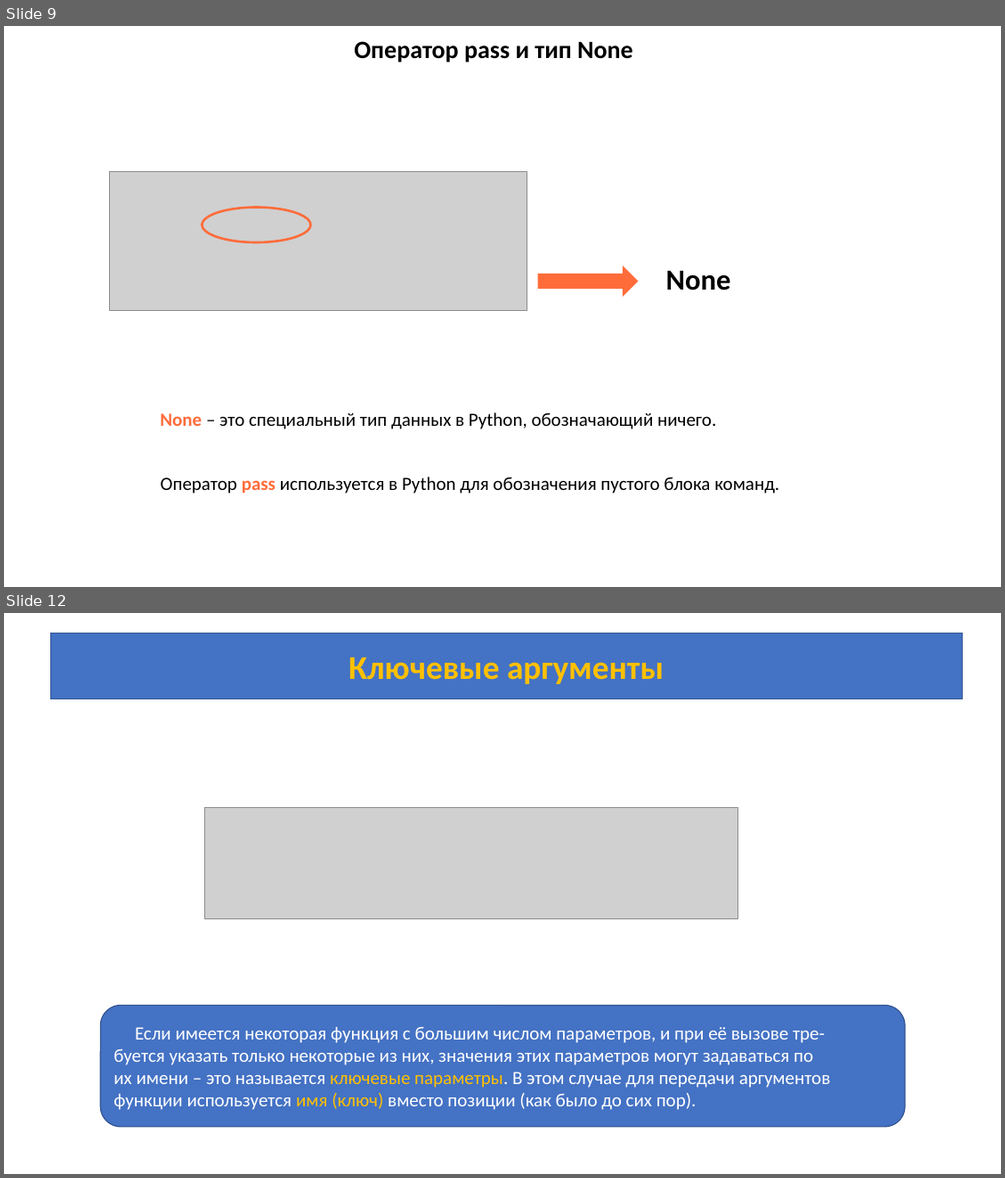
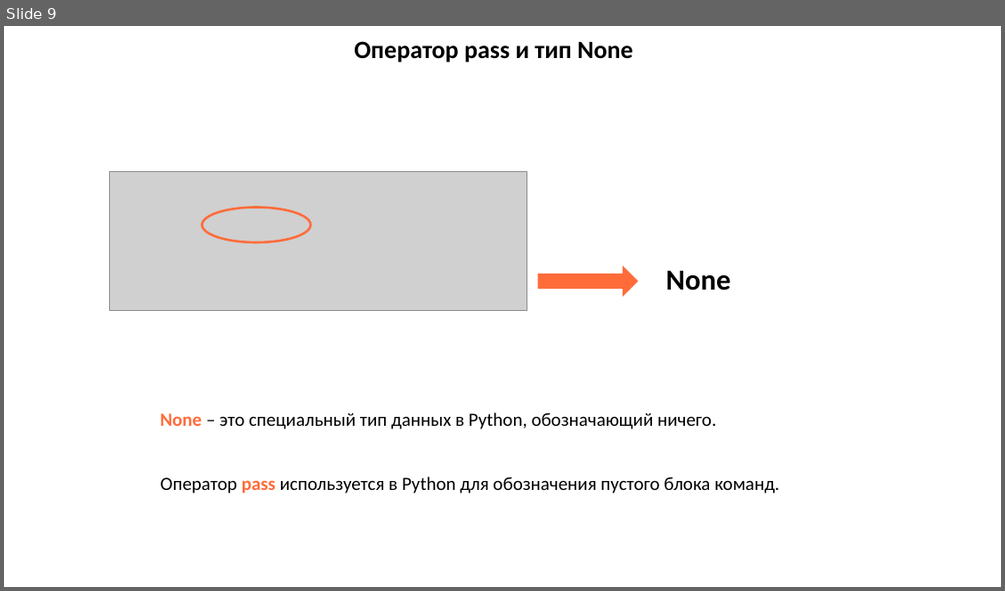
Before and after one commit to azamat7087/python_lessons_ver.2, a slide deck: lesson 5/Lesson_5.pptx. Shown one above the other, each under a label of ours: slides 9 and 12 before the commit, slide 9 after it; the slides between them are not shown. The pictures are 1005x1178 and 1005x591 pixels, drawn with LibreOffice and Linux fonts; fonts in the diff are those of the drawing; grey boxes stand for pictures. Boxes give left, top, right and bottom in pixels: in the first picture for what was removed or moved away, otherwise in the second. Text is boxed around its words. In the diff, an @@ line names an element or a change of style, - is before the commit and + after.

```diff
--- a/lesson 5/Lesson_5.pptx
+++ b/lesson 5/Lesson_5.pptx
@@ slide 12 removed at <box>4,613,1001,1174</box>, background #FFFFFF @@
@@ rectangle removed at <box>50,633,962,699</box> @@
-Ключевые аргументы
@@ picture removed at <box>205,807,737,918</box> @@
@@ rounded rectangle removed at <box>100,1005,905,1126</box> @@
-Если имеется некоторая функция с большим числом параметров, и при её вызове тре-
-буется указать только некоторые из них, значения этих параметров могут задаваться по
-их имени – это называется ключевые параметры. В этом случае для передачи аргументов
-функции используется имя (ключ) вместо позиции (как было до сих пор).
```
Also in this commit, not shown: 5 other slides removed, 12 other files.
